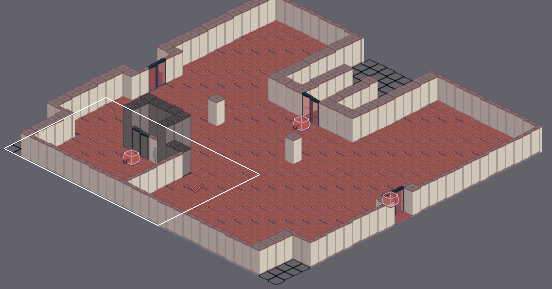
Level history. Tiled map (JSON): src/map/floor2-south.json. Above, an overview of the earlier version with the close-up marked.
Close-up. Before:
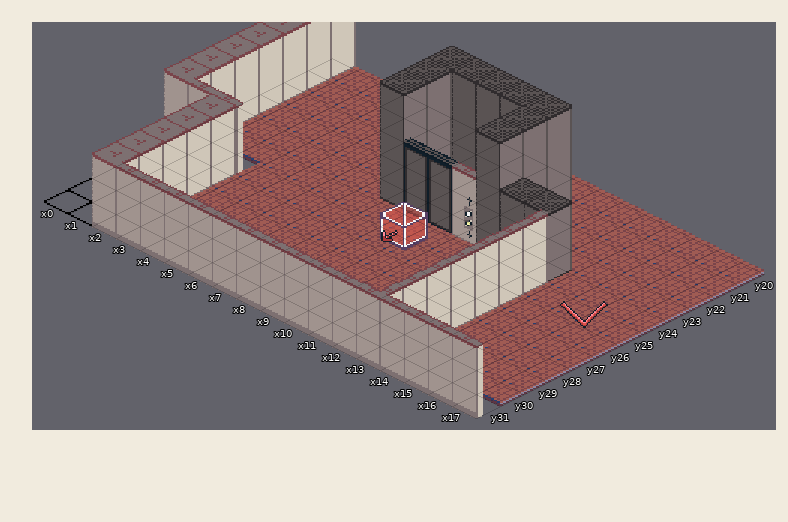
Cells are 32x16 px. Isometric: x runs down to the right, y down to the left. Shown: x 0..17, y 20..31. The commit also changed other parts of the map, which this record leaves out.
The same view after the edit:
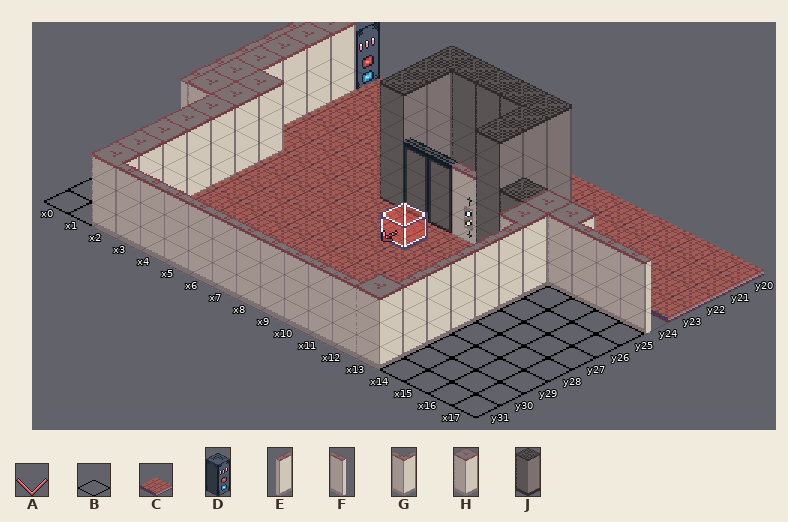
Key: from "control": A 1; from "floors": B 0, C 11; from "props": D 4; from "walls": E 0, F 1, G 2, H 15, J 32.
_ is an empty cell.
Objects are placed by the point they stand on, in cells (3,4 is the top-left corner of cell 3,4); size is 1x1 cell unless given.
Changes in this commit:
Layer "Tiles":
y 20: x 0..1 HC -> ED
y 21..23: x 0..1 HC -> EH
y 24: x 0..1 HC -> EH; x 13..17 JCCCC -> HHFFF
y 25: x 0..2 HCC -> EHH; x 13..17 ECCCC -> HBBBB
y 26: x 0..2 HFF -> EHH; x 14..17 CCCC -> BBBB
y 27..30: x 14..17 CCCC -> BBBB
y 31: x 13..17 GFFFF -> HBBBB
Layer "Objects":
changed: A "MarkerPlayer" at 16.5,26 size 1x2 -> outside this view
